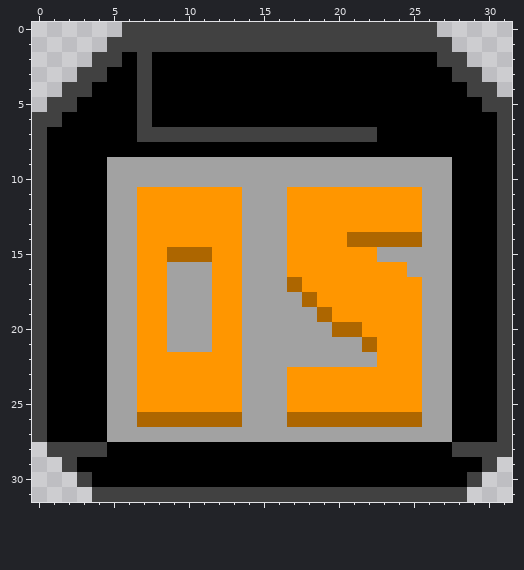
A pixel-art sprite gets an edit: images/items/OrderSys.png. The first picture shows the starting point.
The file is 32x32 pixels.
After the commit:
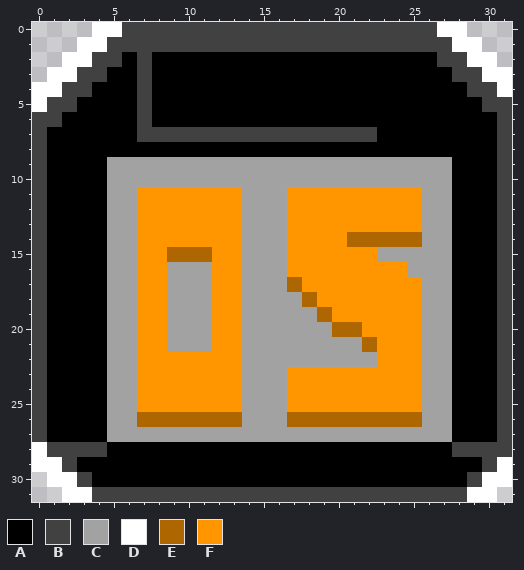
Palette (. is transparent): A #000000  B #414141  C #a2a2a2  D #ffffff  E #ad6600  F #ff9600
Diff:
{"y":0,"x":4,"old":"..","new":"DD"}
{"y":0,"x":27,"old":"..","new":"DD"}
{"y":1,"x":3,"old":"..","new":"DD"}
{"y":1,"x":28,"old":"..","new":"DD"}
{"y":2,"x":2,"old":"..","new":"DD"}
{"y":2,"x":29,"old":"..","new":"DD"}
{"y":3,"x":1,"old":"..","new":"DD"}
{"y":3,"x":30,"old":"..","new":"DD"}
{"y":4,"x":0,"old":"..","new":"DD"}
{"y":4,"x":31,"old":".","new":"D"}
{"y":5,"x":0,"old":".","new":"D"}
{"y":28,"x":0,"old":".","new":"D"}
{"y":29,"x":0,"old":"..","new":"DD"}
{"y":29,"x":31,"old":".","new":"D"}
{"y":30,"x":1,"old":"..","new":"DD"}
{"y":30,"x":30,"old":"..","new":"DD"}
{"y":31,"x":2,"old":"..","new":"DD"}
{"y":31,"x":29,"old":"..","new":"DD"}
{"label":"added","picture_box":[32,22,122,112]}
{"label":"added","picture_box":[437,22,512,97]}
{"label":"added","picture_box":[32,442,92,502]}
{"label":"added","picture_box":[467,457,512,502]}
